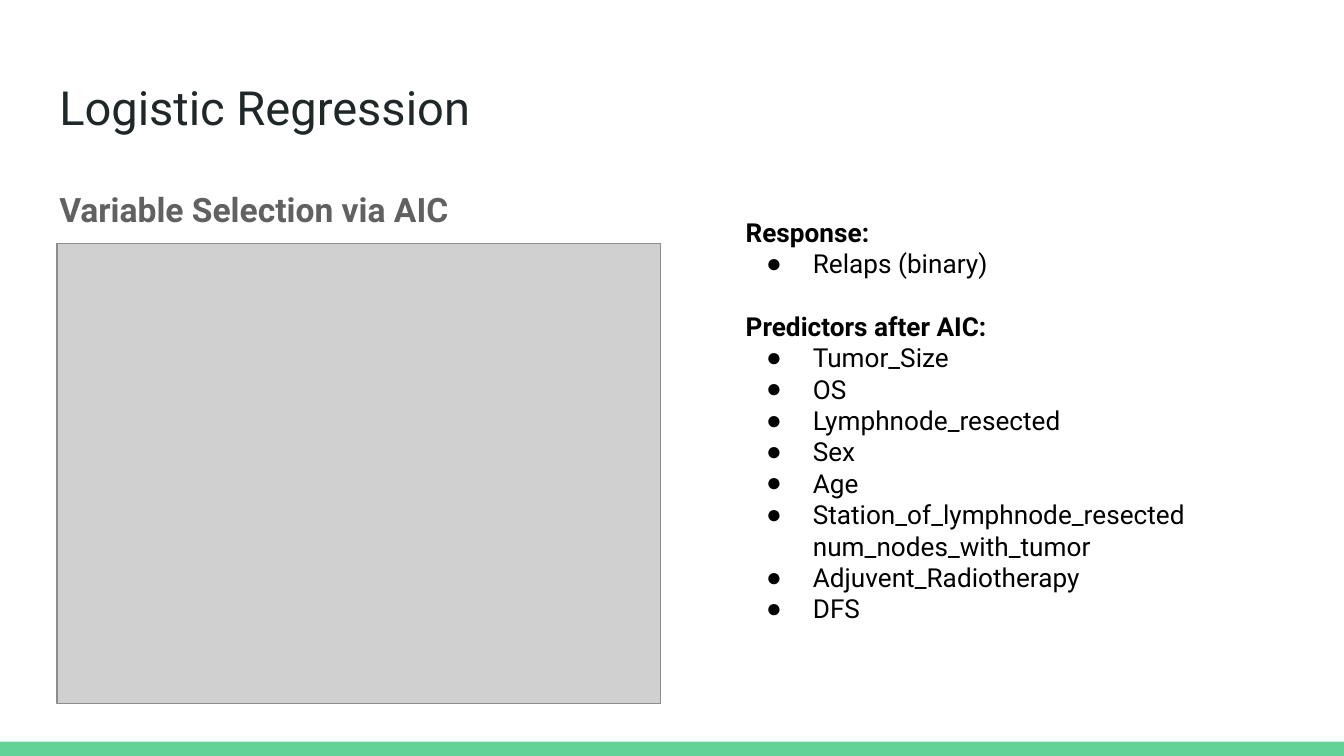
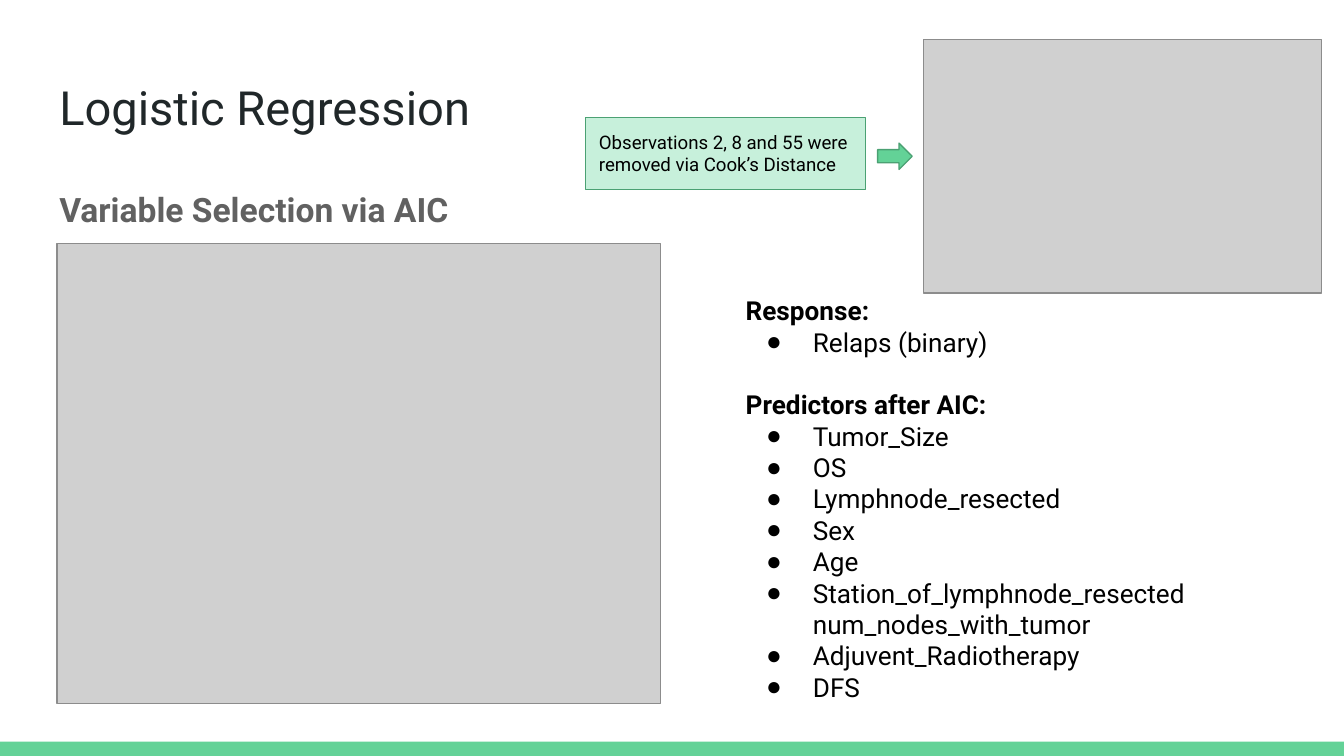
Before and after one commit to thomasfitzgerald87/Stat_Final_Project_Fall_2022, a slide deck: slide 5 of Final Project Presentation.pptx (slide 7 before the commit). Drawn at 1344x756 pixels with LibreOffice and Linux fonts; fonts in the diff are those of the drawing; grey boxes stand for pictures. Boxes give left, top, right and bottom in pixels: in the first picture for what was removed or moved away, otherwise in the second. Text is boxed around its words. In the diff, an @@ line names an element or a change of style, - is before the commit and + after.

```diff
--- a/Final Project Presentation.pptx
+++ b/Final Project Presentation.pptx
@@ picture added at (923, 39, 1321, 293) @@
@@ rectangle added at (586, 117, 866, 190), fill #C7F0DB, outline #4BA173 0.75 pt, 10 pt, text #000000 @@
+Observations 2, 8 and 55 were removed via Cook’s Distance
@@ right arrow added at (878, 142, 913, 169), fill #63D297, outline #4BA173 0.75 pt @@
@@ text "Response:": place and size @@
-text "Response:" at (746, 223, 1185, 619)
+text "Response:" at (746, 301, 1185, 698)
```
Also in this commit, not shown: 1 other slide changed, 2 slides removed.
